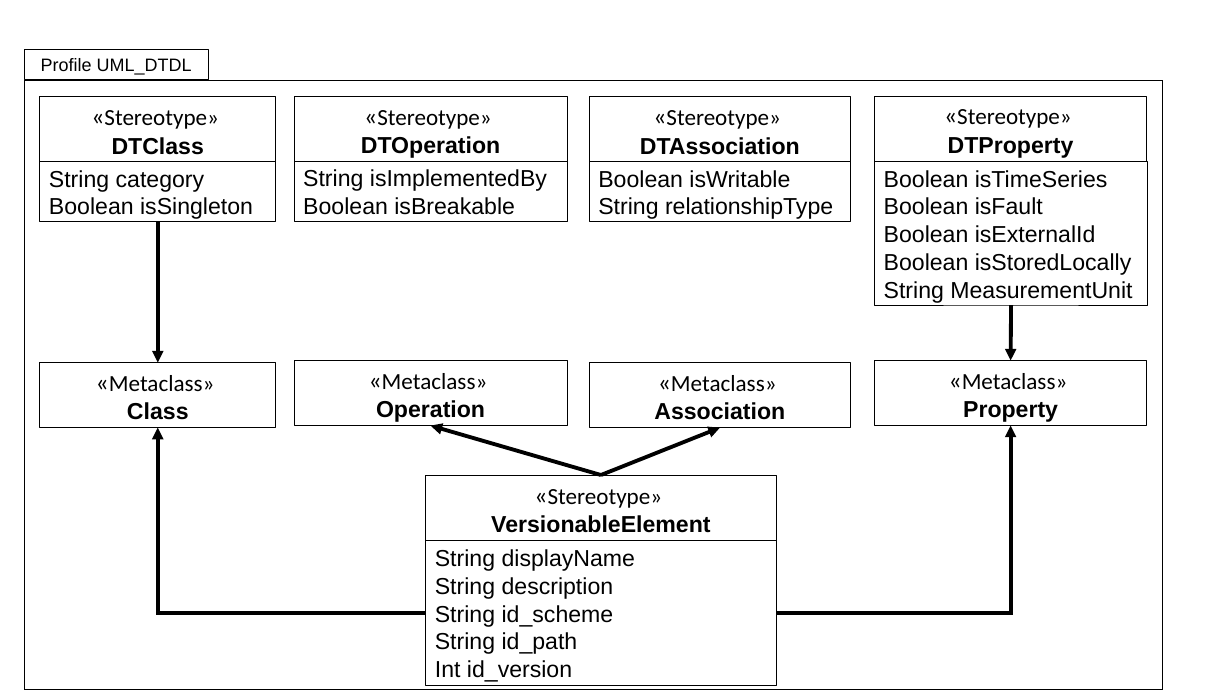
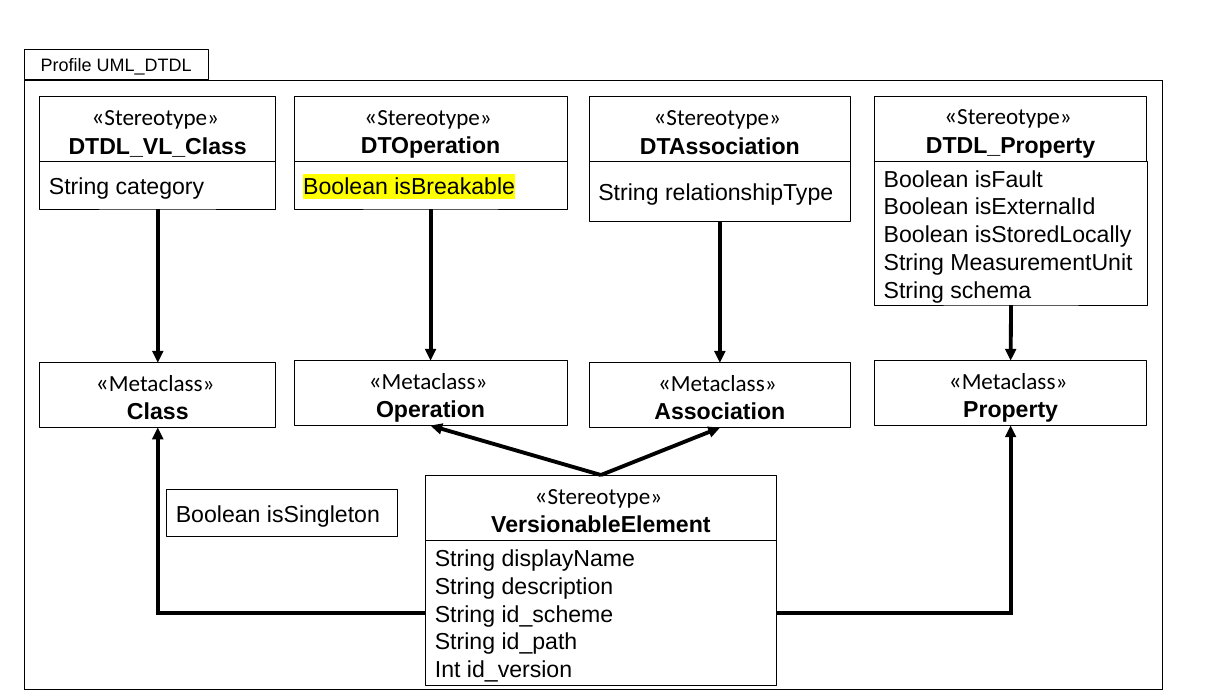
Before and after one commit to derlehner/dt_language_comparison, a slide deck: slide 19 of Figures.pptx (slide 9 before the commit). Drawn at 1232x693 pixels with LibreOffice and Linux fonts; fonts in the diff are those of the drawing. Boxes give left, top, right and bottom in pixels: in the first picture for what was removed or moved away, otherwise in the second. Text is boxed around its words. In the diff, an @@ line names an element or a change of style, - is before the commit and + after.

```diff
--- a/Figures.pptx
+++ b/Figures.pptx
@@ text in rectangle at [69,137,247,157]: text changed @@
-DTClass
+DTDL_VL_Class
@@ text in rectangle at [926,137,1095,158]: text changed @@
-DTProperty
+DTDL_Property
@@ rectangle "String category": place and size @@
-rectangle "String category" at [40,162,275,221]
+rectangle "String category" at [40,162,275,209]
@@ rectangle "Boolean isBreakable": place and size @@
-rectangle "Boolean isBreakable" at [294,162,567,221]
+rectangle "Boolean isBreakable" at [294,162,567,209]
@@ rectangle "Boolean isBreakable" at [294,162,567,209]: highlight none to #FFFF00 @@
@@ text in rectangle at [303,169,547,191]: paragraph removed @@
-String isImplementedBy
@@ text in rectangle at [598,170,790,188]: paragraph removed @@
-Boolean isWritable
@@ text in rectangle at [884,170,1108,188]: paragraph removed @@
-Boolean isTimeSeries
@@ text in rectangle at [49,197,253,219]: paragraph removed @@
-Boolean isSingleton
@@ arrow moved from (158, 222) - (158, 362) to (158, 209) - (158, 362) @@
@@ arrow added from (431, 209) to (431, 360), #000000 3 pt @@
@@ arrow added from (720, 222) to (720, 362), #000000 3 pt @@
@@ text in rectangle at [884,281,1031,303]: paragraph added @@
+String schema
@@ rectangle added at [166,490,397,537], outline #000000 0.75 pt, 18 pt, text #000000 @@
+Boolean isSingleton
```
Also in this commit, not shown: 6 slides added.
